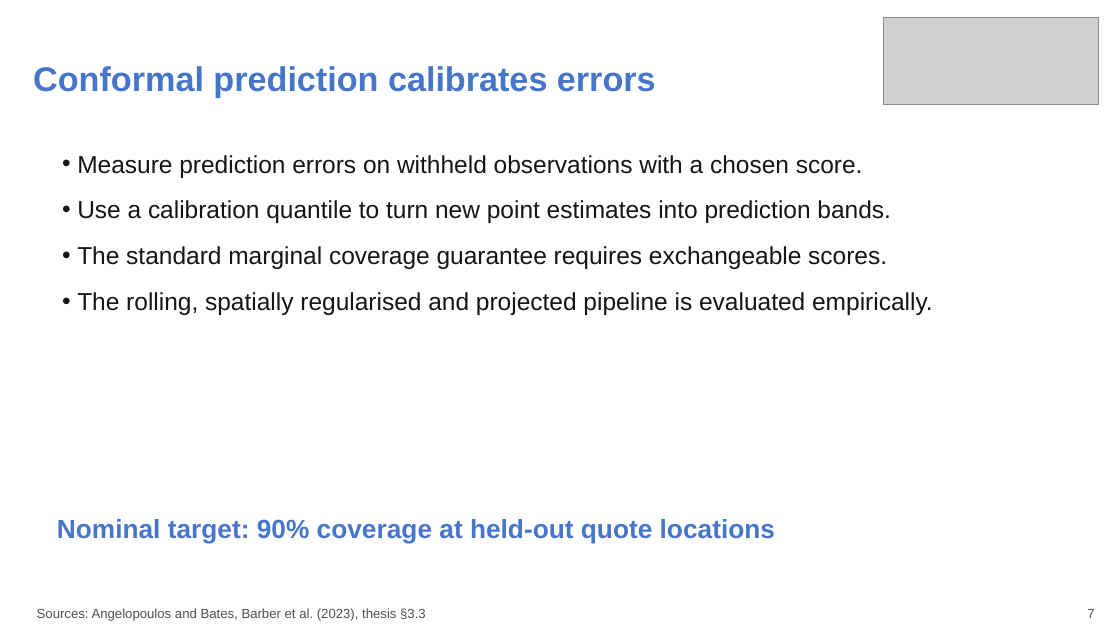
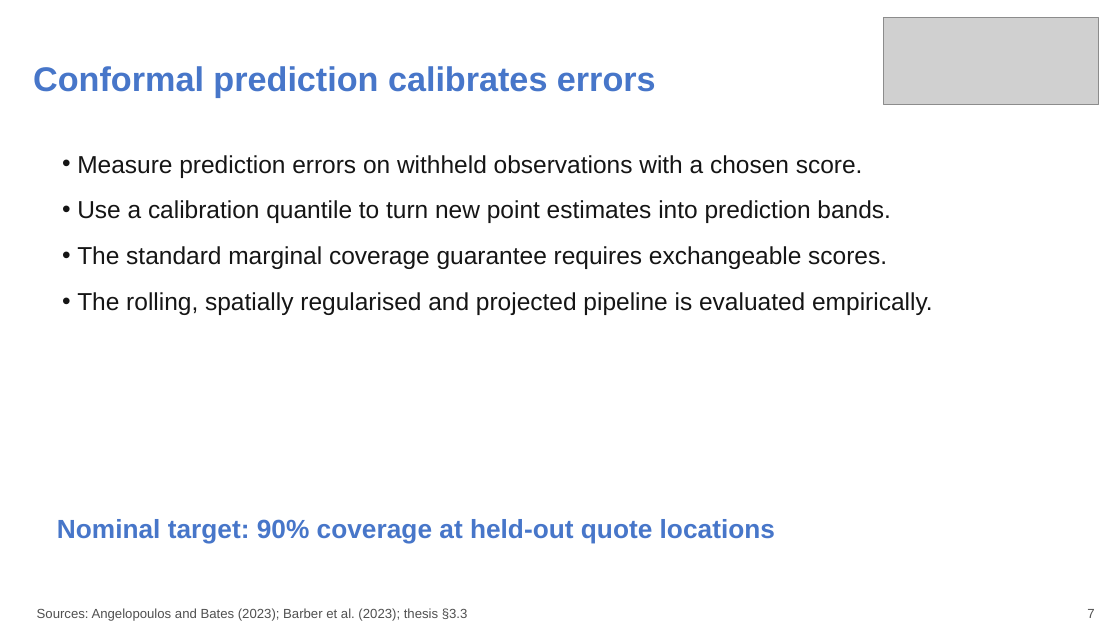
Before and after one commit to aniketnighot/conformal-prediction-thesis, a slide deck: slide 7 of presentations/thesis_defence_complete_verified.pptx. Drawn at 1120x630 pixels with LibreOffice and Linux fonts; fonts in the diff are those of the drawing; grey boxes stand for pictures. Boxes give left, top, right and bottom in pixels: in the first picture for what was removed or moved away, otherwise in the second. Text is boxed around its words. In the diff, an @@ line names an element or a change of style, - is before the commit and + after.

Commit message:
Update thesis defence presentation references and caveats

```diff
--- a/presentations/thesis_defence_complete_verified.pptx
+++ b/presentations/thesis_defence_complete_verified.pptx
@@ text at (x1=37, y1=608, x2=468, y2=621): text changed @@
-Sources: Angelopoulos and Bates, Barber et al. (2023), thesis §3.3
+Sources: Angelopoulos and Bates (2023); Barber et al. (2023); thesis §3.3
```
Also in this commit, not shown: 28 other slides changed.
